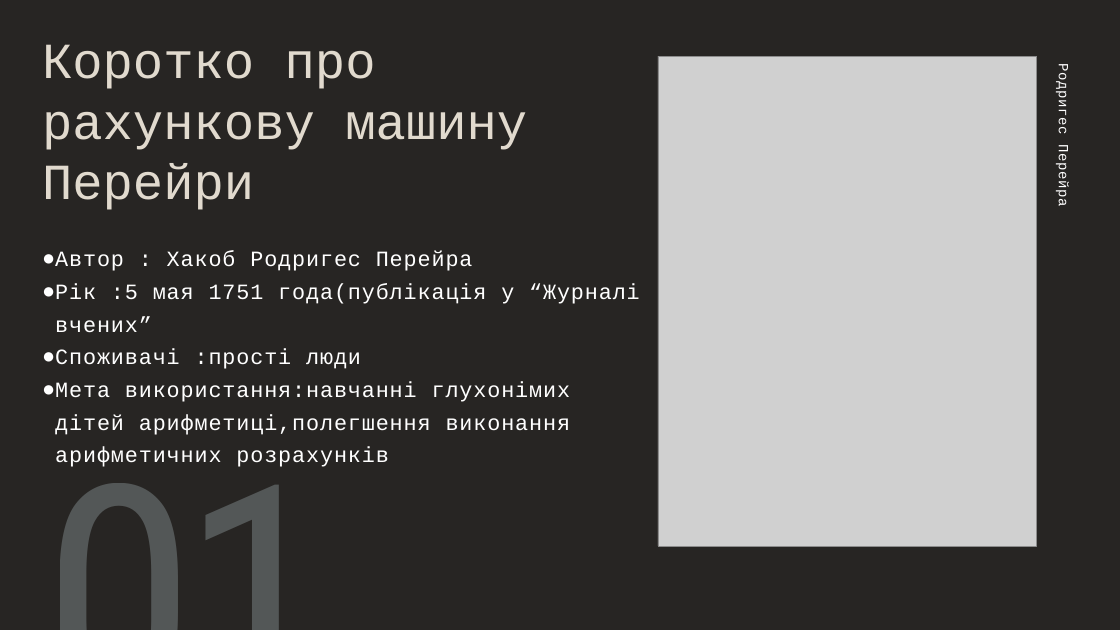
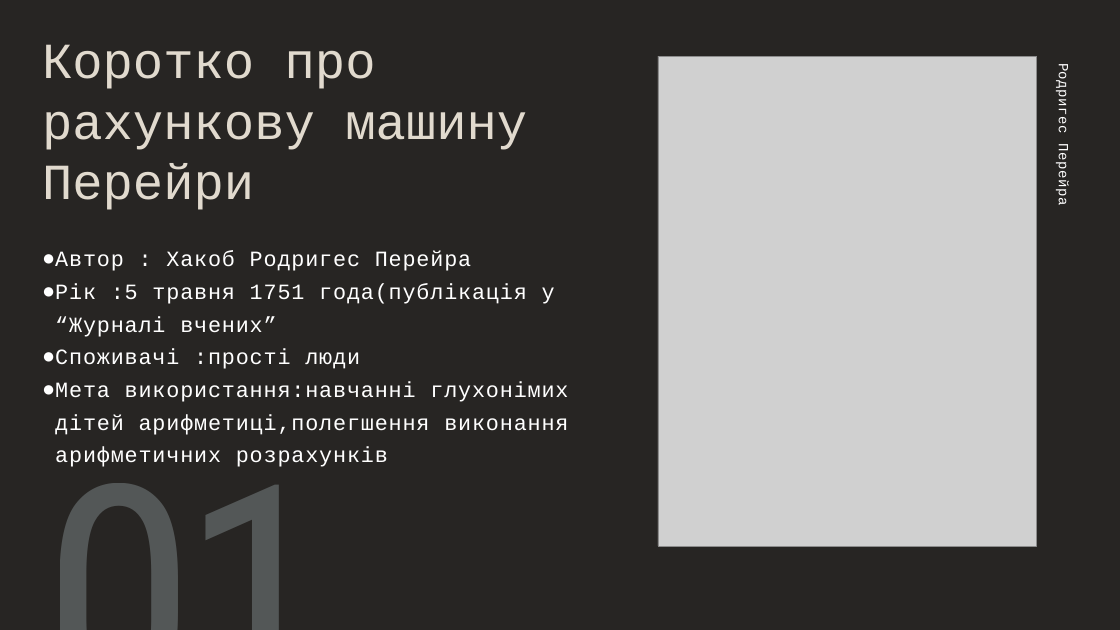
Before and after one commit to mariiasirenko2/Operating-System.Laboratory-Work-1, a slide deck: slide 2 of Машина_Перейри_full.pptx. Drawn at 1120x630 pixels with LibreOffice and Linux fonts; fonts in the diff are those of the drawing; grey boxes stand for pictures. Boxes give left, top, right and bottom in pixels: in the first picture for what was removed or moved away, otherwise in the second. Text is boxed around its words. In the diff, an @@ line names an element or a change of style, - is before the commit and + after.

```diff
--- a/Машина_Перейри_full.pptx
+++ b/Машина_Перейри_full.pptx
@@ text at [55, 251, 568, 467]: letter spacing 1.2 to 1.1 pt in "Автор : Хакоб Родригес Перейра", "Споживачі :прості люди", "Мета використання:навчанні глухонімих дітей арифметиці,полег ..."; indent changed @@
@@ text at [55, 283, 555, 337]: text changed @@
-● Рік :5 мая 1751 года(публікація у “Журналі вчених”
+● Рік :5 травня 1751 года(публікація у “Журналі вчених”
```
Also in this commit, not shown: 5 other slides changed, 1 slide added.
